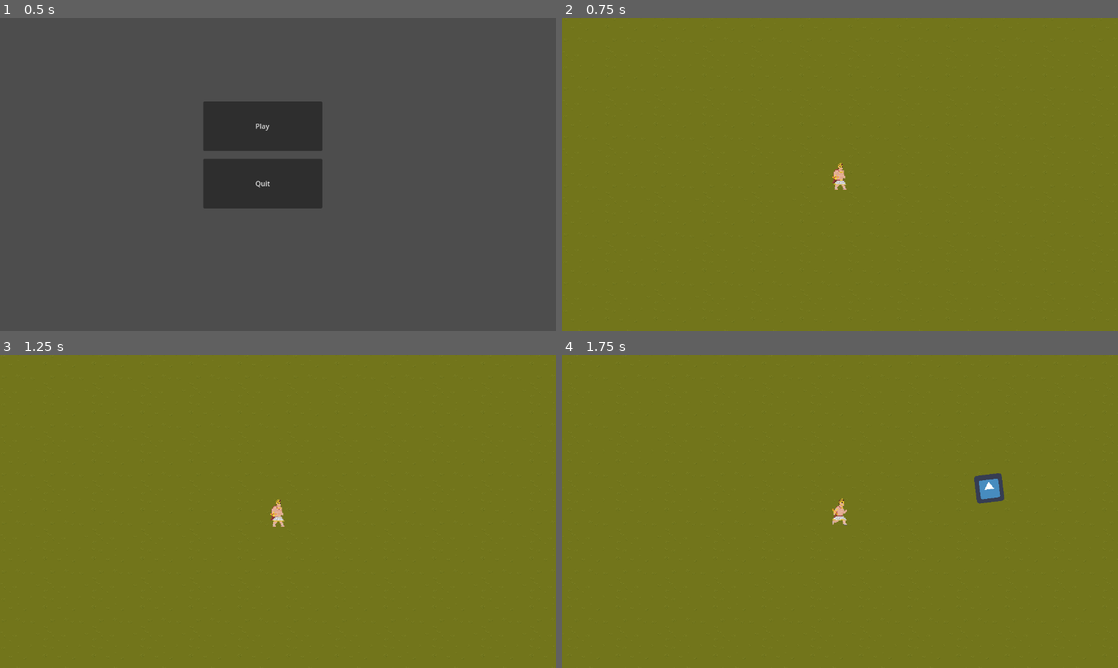
Above: before the commit, frames 1-4 (two rows, left to right).
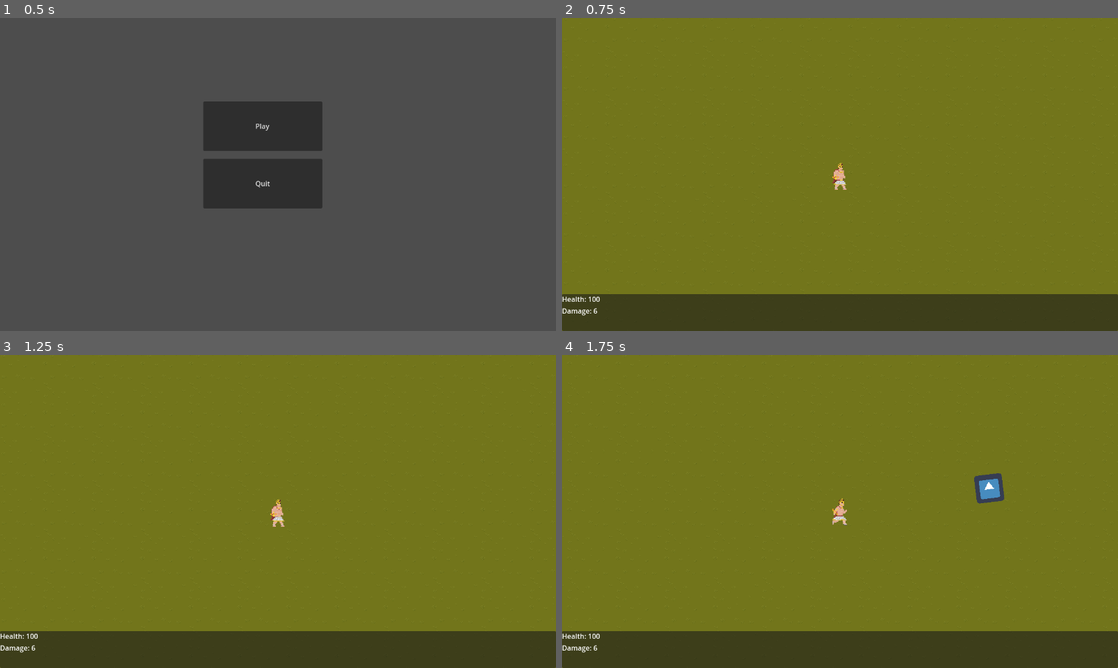
Above: after the commit, the same moments.

Repository: FlamingoFiestaStudio/OlympusGoneWild
Game: Godot game, scene res://menus/menu.tscn
The game is run twice, just before and just after one commit, with the same random seed, the same clock (stepped at 60 frames per second) and the same inputs. The engine's default icon, where the game draws it, is replaced by a stand-in: a white triangle on a blue panel in a dark square.
Inputs (mouse positions are in pixels of both pictures, inside the frame that each line leads up to):
- Up to frame 1 (0.5 s): no input
- Up to frame 2 (0.75 s): click "Play" at 0.5 s
- Up to frame 3 (1.25 s): no input
- Up to frame 4 (1.75 s): tap Enter at 1.25 s; move the mouse to (962, 495) at 1.27 s; hold Right (right) from 1.28 s (still down); hold Space (shoot) from 1.28 s (still down)

Frame 1 is identical in both runs. In frame 2, 12% of the frame differs, in the area x 0-100%, y 88-100%; in frame 3, 12%; in frame 4, 12%.

Commit message:
feat(UI): Added simple player UI

Diff:
--- a/GameManager.gd
+++ b/GameManager.gd
@@ -2,6 +2,7 @@
 
 var player_damage: int = 6 : get = _get_player_damage, set = _set_player_damage
 var player_score: int = 0 : get = _get_player_score, set = _set_player_score
+var player_health: int = 100 : get = _get_player_health, set = _set_player_health
 
 # Player Damage
 func _get_player_damage() -> int:
@@ -16,3 +17,10 @@
 
 func _set_player_score(new_value: int)  -> void:
 	player_score = new_value
+
+# Player Health
+func _get_player_health() -> int:
+	return player_health
+
+func _set_player_health(new_value: int)  -> void:
+	player_health = new_value
--- a/main/level_1.gd
+++ b/main/level_1.gd
@@ -17,6 +17,10 @@
 	camera.limit_right = map_rect.end.x * tile_size.x
 	camera.limit_top = map_rect.position.y * tile_size.y
 	camera.limit_bottom = map_rect.end.y * tile_size.y
+
+func _process(delta: float) -> void:
+	get_node("player_ui/Control/Panel/VBoxContainer/Health").text = "Health: " + str(GameManager._get_player_health())
+	get_node("player_ui/Control/Panel/VBoxContainer/Damage").text = "Damage: " + str(GameManager._get_player_damage())
 
 func _on_enemy_spawner_timer_timeout() -> void:
 	var new_enemy = enemy_scene.instantiate()
--- a/main/level_1.tscn
+++ b/main/level_1.tscn
@@ -1,9 +1,10 @@
-[gd_scene load_steps=5 format=3 uid="uid://drbut2arpvesd"]
+[gd_scene load_steps=6 format=3 uid="uid://drbut2arpvesd"]
 
 [ext_resource type="Script" path="res://main/level_1.gd" id="1_d3jfb"]
 [ext_resource type="PackedScene" uid="uid://ey7qekfsbkai" path="res://player/Player.tscn" id="1_lqipx"]
 [ext_resource type="PackedScene" uid="uid://3fum8pkyjnfp" path="res://map/tile_map.tscn" id="2_1areo"]
 [ext_resource type="PackedScene" uid="uid://xltm3j142qwi" path="res://menus/pause_menu.tscn" id="3_sns4i"]
+[ext_resource type="PackedScene" uid="uid://c8y32oe6sxcaw" path="res://player/player_ui/player_ui.tscn" id="5_n233f"]
 
 [node name="level1" type="Node2D"]
 process_mode = 1
@@ -20,5 +21,7 @@
 wait_time = 2.0
 autostart = true
 
+[node name="player_ui" parent="." instance=ExtResource("5_n233f")]
+
 [connection signal="shoot" from="Player" to="." method="_on_player_shoot"]
 [connection signal="timeout" from="EnemySpawnerTimer" to="." method="_on_enemy_spawner_timer_timeout"]
--- a/player/Player.gd
+++ b/player/Player.gd
@@ -7,7 +7,6 @@
 const SPEED: int = 200
 
 var direction: Vector2 = Vector2.ZERO
-var health: int = 100
 
 @onready var anim: AnimatedSprite2D = get_node("AnimatedSprite2D")
 
@@ -47,4 +46,4 @@
 	if anim.animation == "Attacking": anim.play("Idle")
 
 func hit(damage: int) -> void:
-	health -= damage
+	GameManager._set_player_health(GameManager._get_player_health() - damage)
--- /dev/null
+++ b/player/player_ui/player_ui.tscn
@@ -0,0 +1,37 @@
+[gd_scene format=3 uid="uid://c8y32oe6sxcaw"]
+
+[node name="player_ui" type="CanvasLayer"]
+
+[node name="Control" type="Control" parent="."]
+layout_mode = 3
+anchors_preset = 12
+anchor_top = 1.0
+anchor_right = 1.0
+anchor_bottom = 1.0
+offset_top = -159.0
+grow_horizontal = 2
+grow_vertical = 0
+
+[node name="Panel" type="Panel" parent="Control"]
+layout_mode = 1
+anchors_preset = 12
+anchor_top = 1.0
+anchor_right = 1.0
+anchor_bottom = 1.0
+offset_top = -85.0
+grow_horizontal = 2
+grow_vertical = 0
+
+[node name="VBoxContainer" type="VBoxContainer" parent="Control/Panel"]
+layout_direction = 2
+layout_mode = 0
+offset_right = 1280.0
+offset_bottom = 131.0
+
+[node name="Health" type="Label" parent="Control/Panel/VBoxContainer"]
+layout_mode = 2
+text = "Health: "
+
+[node name="Damage" type="Label" parent="Control/Panel/VBoxContainer"]
+layout_mode = 2
+text = "Damage: "
